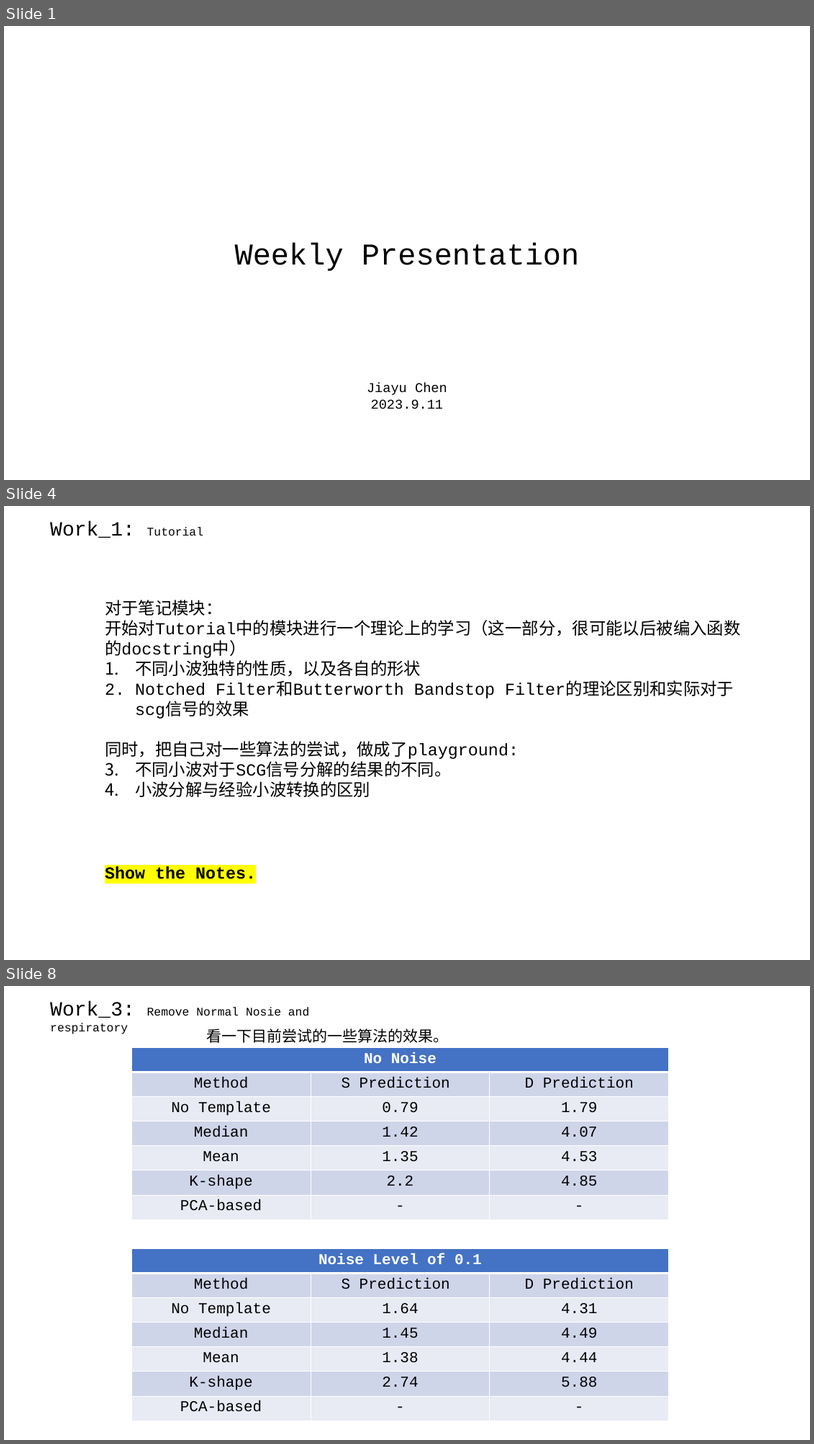
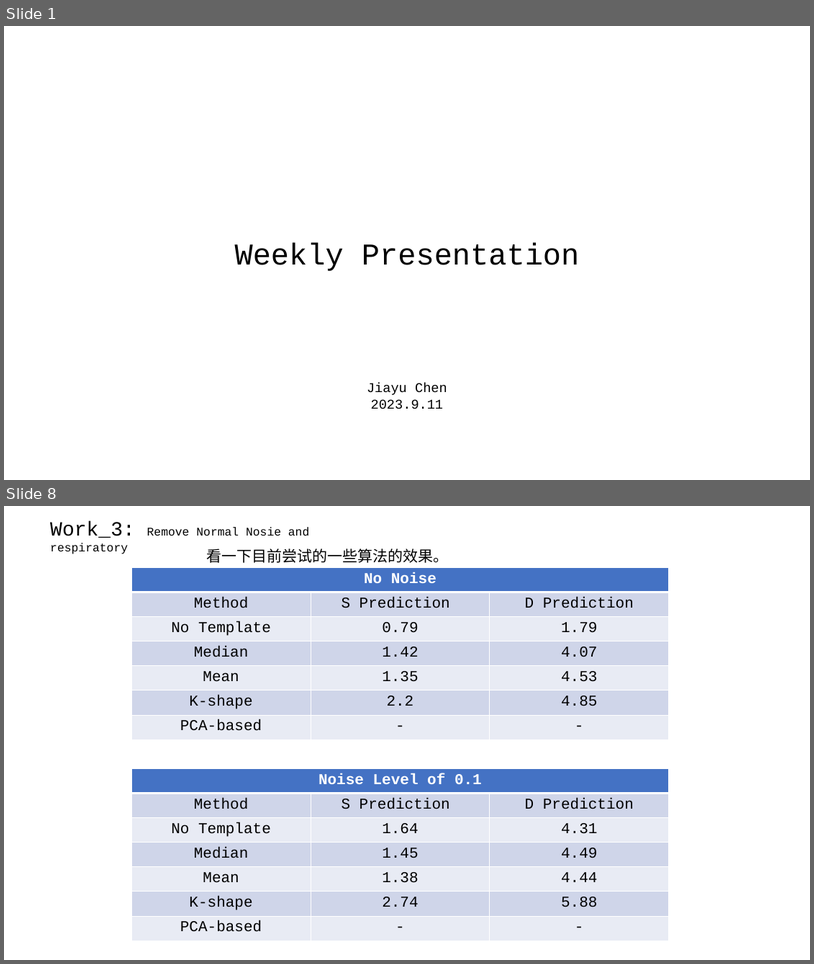
Before and after one commit to A-Big-Tortoise/Presentation, a slide deck: Presentation_918_JiayuChen.pptx. Shown one above the other, each under a label of ours: slides 1, 4 and 8 before the commit, slides 1 and 8 after it; the slides between them are not shown. The pictures are 814x1444 and 814x964 pixels, drawn with LibreOffice and Linux fonts; fonts in the diff are those of the drawing. Boxes give left, top, right and bottom in pixels: in the first picture for what was removed or moved away, otherwise in the second. Text is boxed around its words. In the diff, an @@ line names an element or a change of style, - is before the commit and + after.

```diff
--- a/Presentation_918_JiayuChen.pptx
+++ b/Presentation_918_JiayuChen.pptx
@@ slide 4 removed at box(4, 506, 810, 960), background #FFFFFF @@
@@ text removed at box(50, 522, 203, 538) @@
-Work_1: Tutorial
@@ text removed at box(105, 600, 741, 797) @@
-对于笔记模块：
-开始对Tutorial中的模块进行一个理论上的学习（这一部分，很可能以后被编入函数的docstring中）
-1. 不同小波独特的性质，以及各自的形状
-2. Notched Filter和Butterworth Bandstop Filter的理论区别和实际对于scg信号的效果
-同时，把自己对一些算法的尝试，做成了playground:
-1. 不同小波对于SCG信号分解的结果的不同。
-2. 小波分解与经验小波转换的区别
@@ text removed at box(105, 866, 256, 879) @@
-Show the Notes.
```
Also in this commit, not shown: 4 slides changed, 3 slides added, 2 other slides removed.
